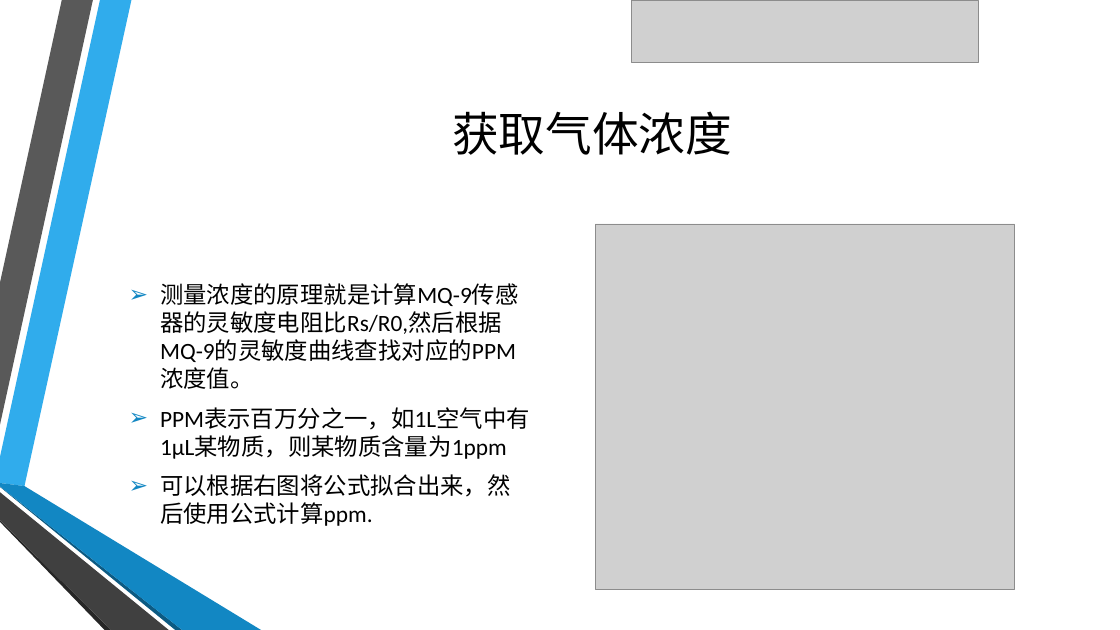
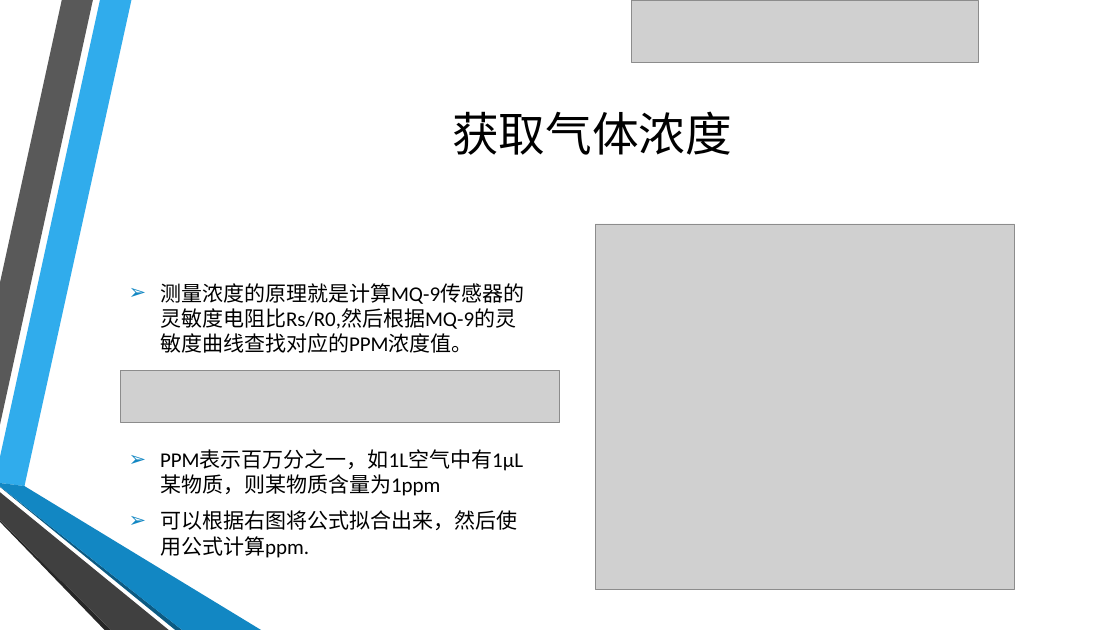
Before and after one commit to coco-hkk/arduino-courses, a slide deck: slide 9 of 课程/Lesson10/课件/Lesson10.pptx. Drawn at 1120x630 pixels with LibreOffice and Linux fonts; fonts in the diff are those of the drawing; grey boxes stand for pictures; background and template pictures are left out. Boxes give left, top, right and bottom in pixels: in the first picture for what was removed or moved away, otherwise in the second. Text is boxed around its words. In the diff, an @@ line names an element or a change of style, - is before the commit and + after.

```diff
--- a/课程/Lesson10/课件/Lesson10.pptx
+++ b/课程/Lesson10/课件/Lesson10.pptx
@@ text "测量浓度的原理就是计算MQ-9传感器的灵敏度电阻比Rs/R0,然后根据MQ-9的灵敏度曲线查找对应的PPM浓度值。" at box(160, 283, 524, 558): size 20 to 18 pt @@
@@ picture added at box(121, 371, 560, 423) @@
```
Also in this commit, not shown: 3 other slides changed, 1 slide added, 19 other files.
